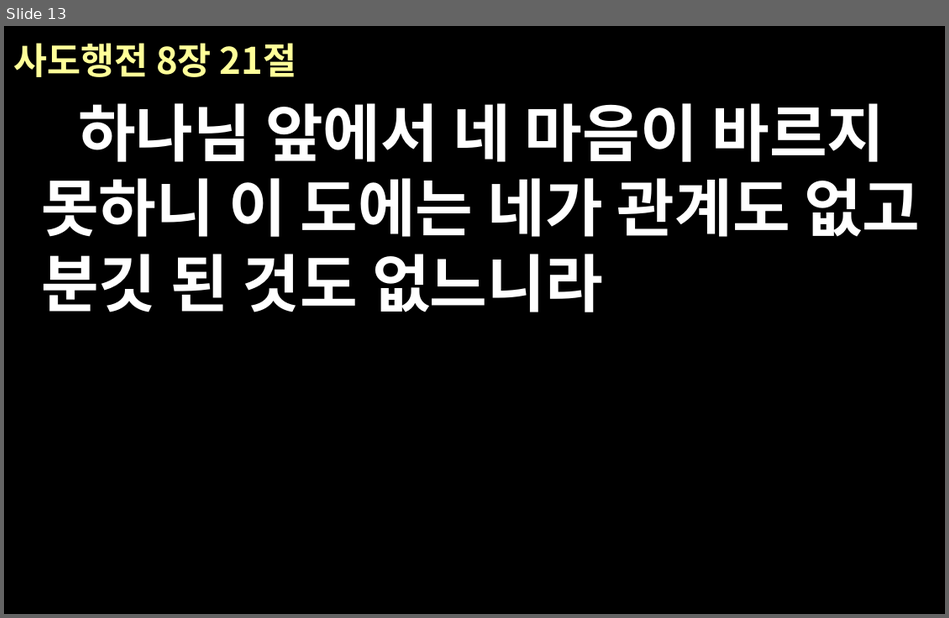
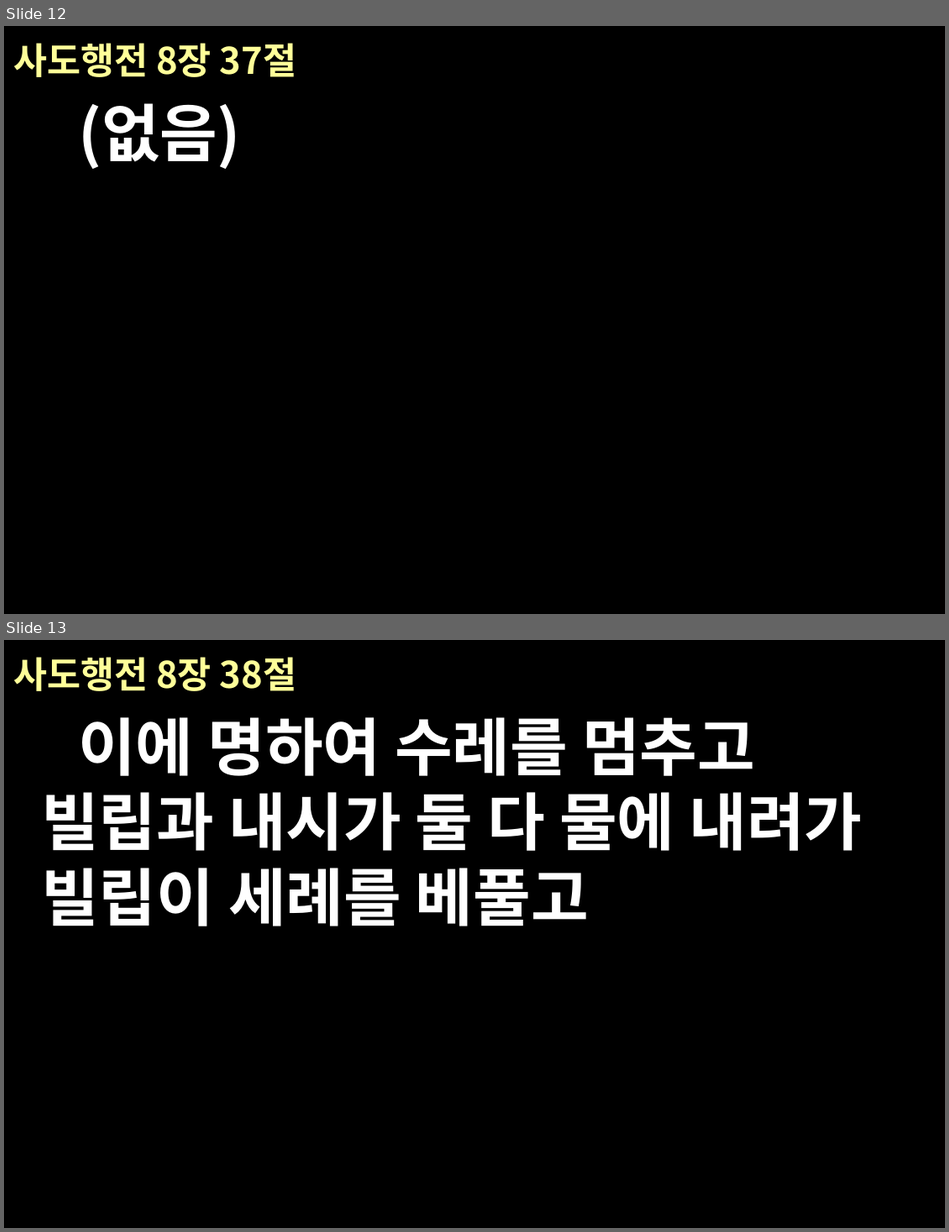
Before and after one commit to euskate/bible_ppt_class, a slide deck: new-file-name.pptx. Shown one above the other, each under a label of ours: slide 13 before the commit, slides 12 and 13 after it. The pictures are 949x618 and 949x1232 pixels, drawn with LibreOffice and Linux fonts; fonts in the diff are those of the drawing. Boxes give left, top, right and bottom in pixels: in the first picture for what was removed or moved away, otherwise in the second. Text is boxed around its words. In the diff, an @@ line names an element or a change of style, - is before the commit and + after.

```diff
--- a/new-file-name.pptx
+++ b/new-file-name.pptx
@@ slide 13 added at (4, 640, 945, 1228), background #000000 @@
@@ title added at (13, 657, 296, 691), 28 pt, text #FFFF99, bold @@
+사도행전 8장 38절
@@ text added at (41, 717, 862, 926), 48 pt, text #FFFFFF, bold @@
+이에 명하여 수레를 멈추고 빌립과 내시가 둘 다 물에 내려가 빌립이 세례를 베풀고
@@ what was slide 13 is now slide 12 @@
@@ slide 12 changed as well @@
@@ title at (13, 43, 296, 77): text changed @@
-사도행전 8장 21절
+사도행전 8장 37절
@@ text at (78, 103, 241, 169): text changed @@
-하나님 앞에서 네 마음이 바르지 못하니 이 도에는 네가 관계도 없고 분깃 된 것도 없느니라
+(없음)
```
Also in this commit, not shown: 18 other slides changed, 1 other slide added, 1 slide removed, 3 other files.
